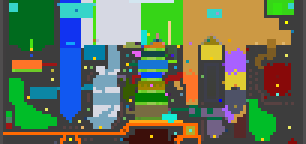
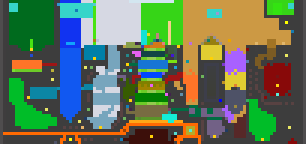
Revision of a layered (306, 144) image; what changed, layer by layer:
painted on "biome_map.png" over [6, 111, 12, 129]
